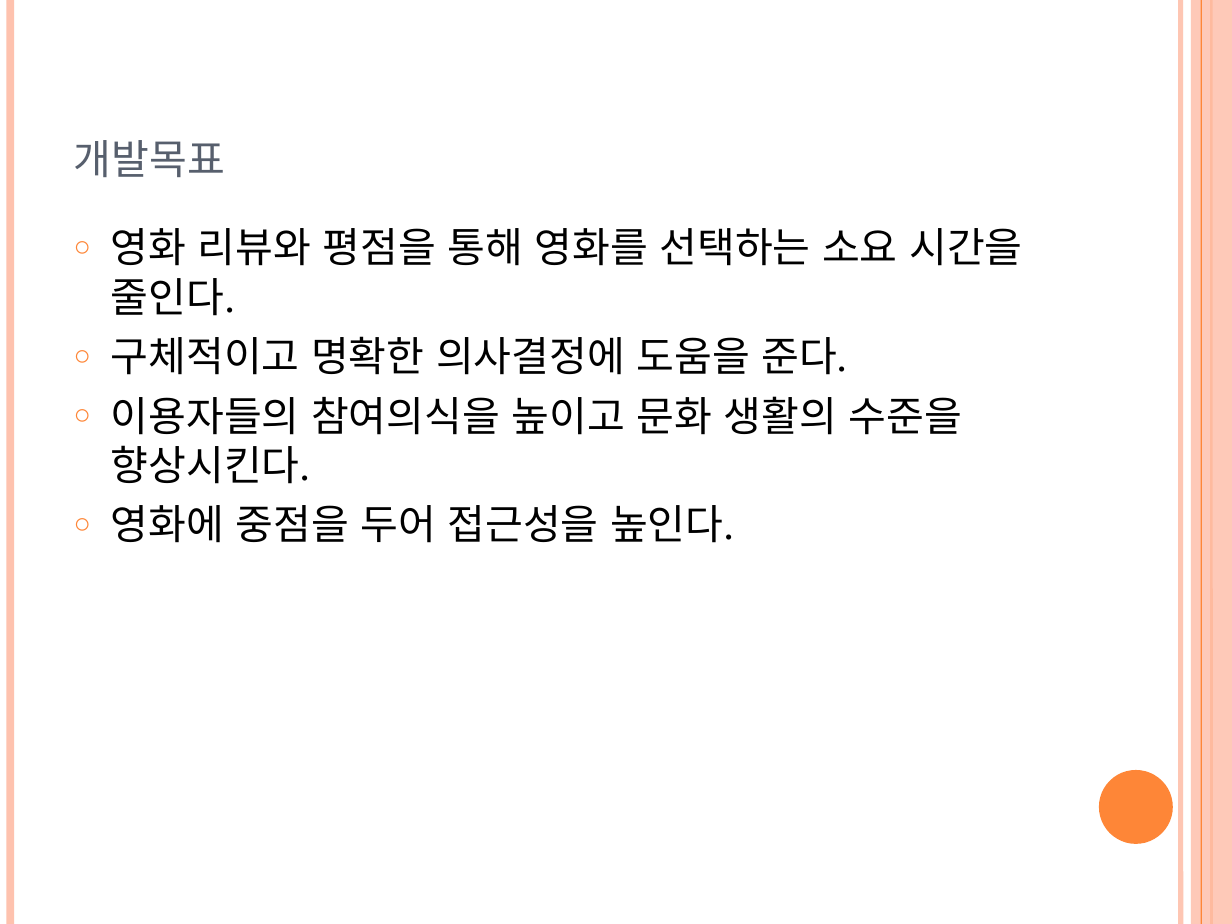
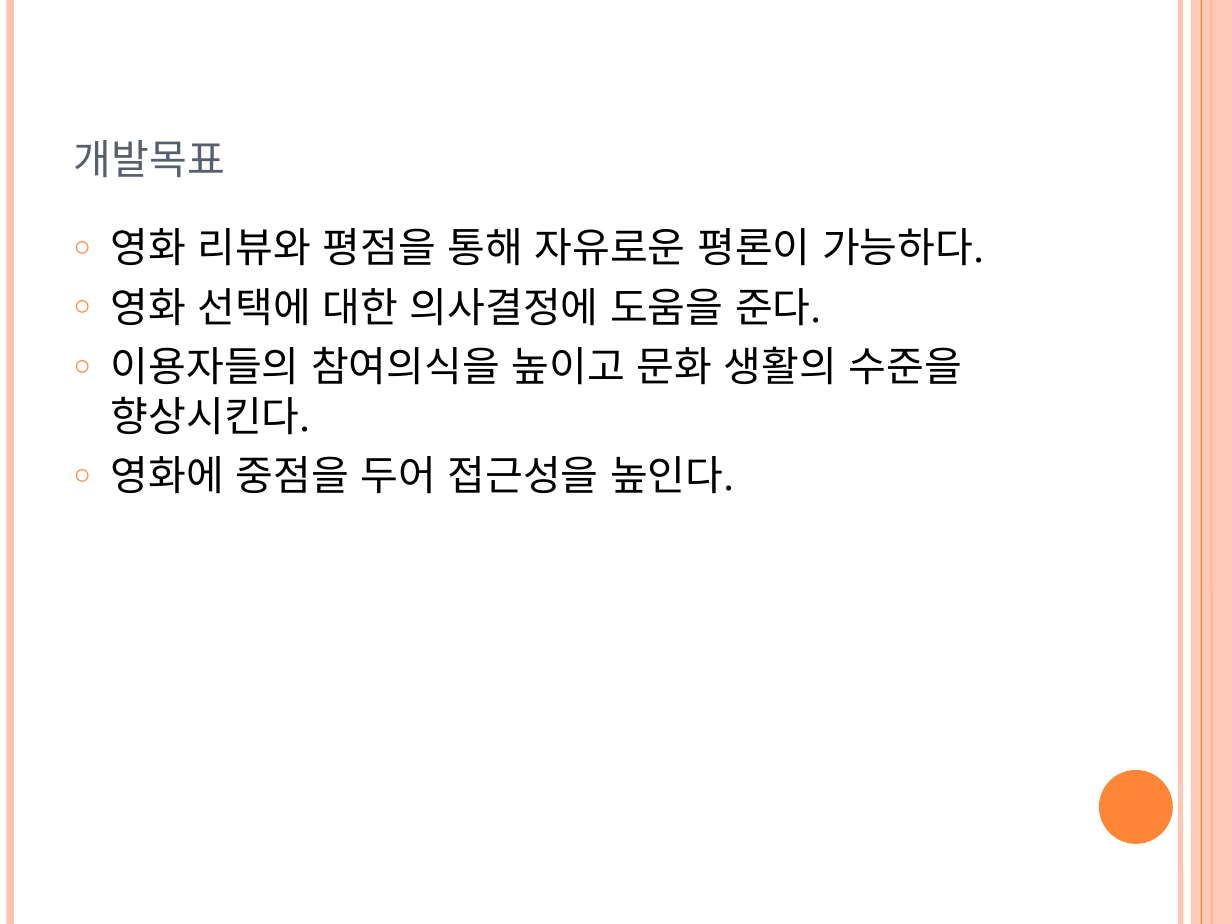
Before and after one commit to YJMovie/TeamProject, a slide deck: slide 4 of 영화소개 프로젝트.pptx. Drawn at 1232x924 pixels with LibreOffice and Linux fonts; fonts in the diff are those of the drawing. Boxes give left, top, right and bottom in pixels: in the first picture for what was removed or moved away, otherwise in the second. Text is boxed around its words. In the diff, an @@ line names an element or a change of style, - is before the commit and + after.

```diff
--- a/영화소개 프로젝트.pptx
+++ b/영화소개 프로젝트.pptx
@@ text at <box>111,228,984,326</box>: text changed @@
-○ 영화 리뷰와 평점을 통해 영화를 선택하는 소요 시간을 줄인다.
-○ 구체적이고 명확한 의사결정에 도움을 준다.
+○ 영화 리뷰와 평점을 통해 자유로운 평론이 가능하다.
+○ 영화 선택에 대한 의사결정에 도움을 준다.
```
Also in this commit, not shown: 9 other slides changed, 5 slides added, 1 slide removed, 1 other file.
